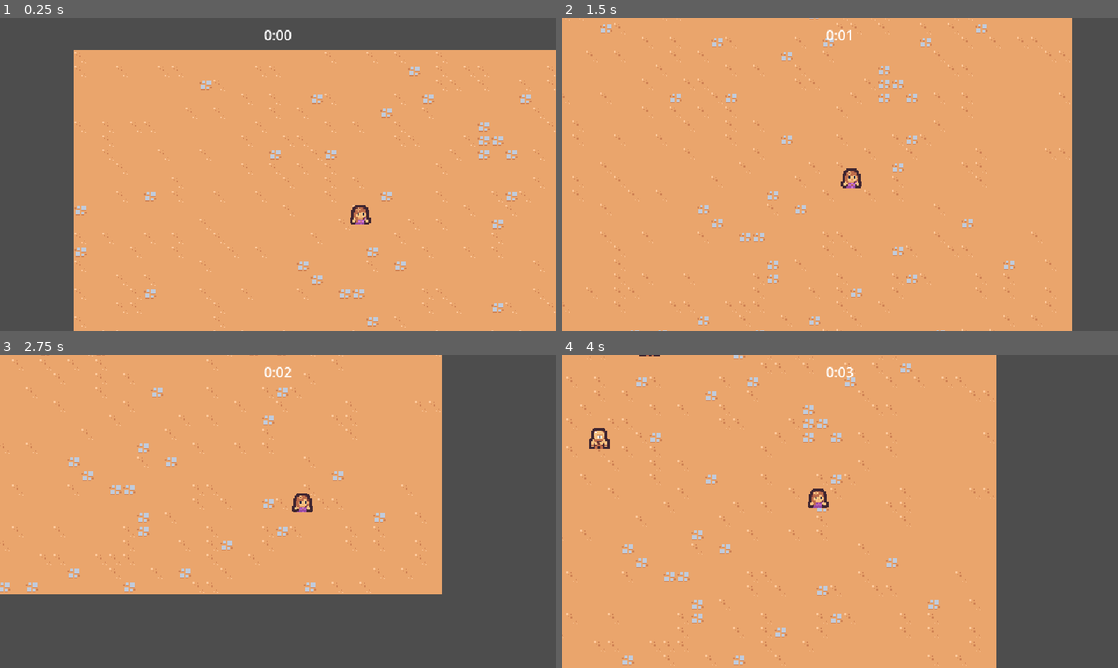
Above: before the commit, frames 1-4 (two rows, left to right).
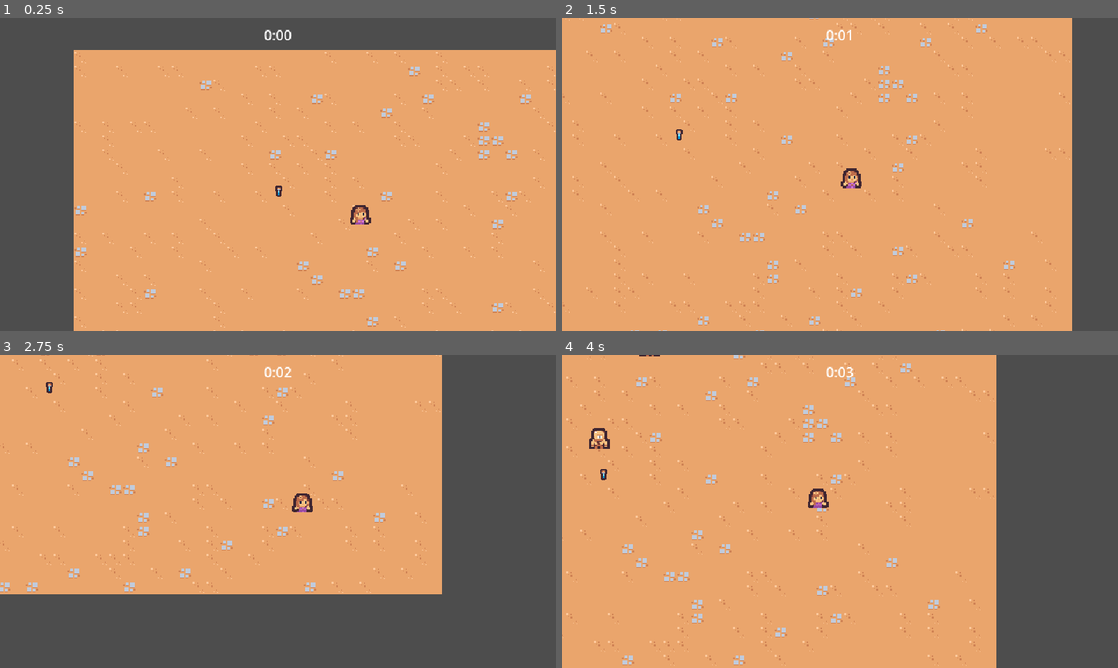
Above: after the commit, the same moments.

Repository: annehailer/cute-survivors
Game: Godot game, scene res://scenes/main/main.tscn
The game is run twice, just before and just after one commit, with the same random seed, the same clock (stepped at 60 frames per second) and the same inputs.
Inputs:
- Up to frame 1 (0.25 s): no input
- Up to frame 2 (1.5 s): hold Right (move_right) 0.53-1.28 s; hold Down (move_down) from 1.28 s (still down)
- Up to frame 3 (2.75 s): release Down (move_down) at 2.03 s; hold Right (move_right) from 2.03 s (still down)
- Up to frame 4 (4 s): release Right (move_right) at 2.78 s; hold Up (move_up) 2.78-3.53 s; hold Left (move_left) from 3.53 s (still down)

The runs differ from the first frame. In frame 1, less than 0.1% of the frame differs, in the area x 49-51%, y 53-58%; in frame 2, less than 0.1%; in frame 3, less than 0.1%; in frame 4, less than 0.1%.

Commit message:
feat: exp vile collectable

Diff:
--- a/project.godot
+++ b/project.godot
@@ -66,6 +66,7 @@
 2d_physics/layer_2="player"
 2d_physics/layer_3="enemy"
 2d_physics/layer_4="enemy collision"
+2d_physics/layer_5="collectables"
 
 [physics]
 
--- /dev/null
+++ b/scenes/game_obj/exp_vile/exp_vile.gd
@@ -0,0 +1,9 @@
+extends Node2D
+
+
+func _ready() -> void:
+	pass
+
+
+func _on_area_2d_area_entered(area: Area2D) -> void:
+	queue_free()
--- /dev/null
+++ b/scenes/game_obj/exp_vile/exp_vile.tscn
@@ -0,0 +1,23 @@
+[gd_scene format=3 uid="uid://bhr0pjq653704"]
+
+[ext_resource type="Texture2D" uid="uid://8d8f8rwfedbq" path="res://assets/sprites/exp_vile.png" id="1_50r45"]
+[ext_resource type="Script" uid="uid://dmknrkn3i2cuh" path="res://scenes/game_obj/exp_vile/exp_vile.gd" id="1_x8n8b"]
+
+[sub_resource type="CircleShape2D" id="CircleShape2D_3d6ni"]
+radius = 11.0
+
+[node name="ExpVile" type="Node2D" unique_id=1024233643]
+script = ExtResource("1_x8n8b")
+
+[node name="Area2D" type="Area2D" parent="." unique_id=2051548569]
+collision_layer = 0
+collision_mask = 16
+
+[node name="CollisionShape2D" type="CollisionShape2D" parent="Area2D" unique_id=383694974]
+shape = SubResource("CircleShape2D_3d6ni")
+debug_color = Color(3.1284987e-06, 0.62581, 0.51975256, 0.41960785)
+
+[node name="Sprite2D" type="Sprite2D" parent="." unique_id=1917972924]
+texture = ExtResource("1_50r45")
+
+[connection signal="area_entered" from="Area2D" to="." method="_on_area_2d_area_entered"]
--- a/scenes/main/main.tscn
+++ b/scenes/main/main.tscn
@@ -1,11 +1,12 @@
 [gd_scene format=4 uid="uid://ch8c3thuo2plp"]
 
 [ext_resource type="PackedScene" uid="uid://dkvuwwppfjguw" path="res://scenes/UI/arena_time_ui.tscn" id="1_6q06x"]
-[ext_resource type="PackedScene" uid="uid://c8bxcgsul73pg" path="res://assets/player/player.tscn" id="1_hyk8p"]
+[ext_resource type="PackedScene" uid="uid://c8bxcgsul73pg" path="res://scenes/player&enemies/player/player.tscn" id="1_hyk8p"]
 [ext_resource type="TileSet" uid="uid://bjpjvo58obrps" path="res://resources/tileset.tres" id="1_iuonh"]
 [ext_resource type="PackedScene" uid="uid://b0nyiy4t0trh1" path="res://scenes/managers/enemy_manager.tscn" id="1_l3cfh"]
 [ext_resource type="PackedScene" uid="uid://c1c2wd4se4vrg" path="res://scenes/managers/arena_time_manager.tscn" id="2_ow5a4"]
 [ext_resource type="PackedScene" uid="uid://6k3lnp08l0xa" path="res://scenes/game_camera/game_camera.tscn" id="3_k2fmo"]
+[ext_resource type="PackedScene" uid="uid://bhr0pjq653704" path="res://scenes/game_obj/exp_vile/exp_vile.tscn" id="7_hujxm"]
 
 [node name="Main" type="Node" unique_id=1064688048]
 
@@ -24,3 +25,6 @@
 
 [node name="Player" parent="." unique_id=1953585945 instance=ExtResource("1_hyk8p")]
 position = Vector2(330, 201)
+
+[node name="ExpVile" parent="." unique_id=1024233643 instance=ExtResource("7_hujxm")]
+position = Vector2(236, 162)
--- a/scenes/managers/enemy_manager.tscn
+++ b/scenes/managers/enemy_manager.tscn
@@ -1,7 +1,7 @@
 [gd_scene format=3 uid="uid://b0nyiy4t0trh1"]
 
 [ext_resource type="Script" uid="uid://d2uemrafu8ye1" path="res://scenes/managers/enemy_manager.gd" id="1_e74v5"]
-[ext_resource type="PackedScene" uid="uid://duw6d6777obyx" path="res://assets/enemies/basic_enemy.tscn" id="2_myqsb"]
+[ext_resource type="PackedScene" uid="uid://duw6d6777obyx" path="res://scenes/player&enemies/enemies/basic_enemy.tscn" id="2_myqsb"]
 
 [node name="EnemySpawnerManager" type="Node" unique_id=1241279670]
 script = ExtResource("1_e74v5")
--- a/assets/enemies/basic_enemy.tscn
+++ b/scenes/player&enemies/enemies/basic_enemy.tscn
@@ -1,7 +1,7 @@
 [gd_scene format=3 uid="uid://duw6d6777obyx"]
 
-[ext_resource type="Script" uid="uid://beu4whjv2aea8" path="res://assets/enemies/basic_enemy.gd" id="1_dwceu"]
-[ext_resource type="Texture2D" uid="uid://dudyq0nalu7hw" path="res://assets/enemies/cyclops.png" id="1_wa64b"]
+[ext_resource type="Script" uid="uid://beu4whjv2aea8" path="res://scenes/player&enemies/enemies/basic_enemy.gd" id="1_dwceu"]
+[ext_resource type="Texture2D" uid="uid://dudyq0nalu7hw" path="res://assets/sprites/cyclops.png" id="1_wa64b"]
 
 [sub_resource type="CircleShape2D" id="CircleShape2D_3d6ni"]
 radius = 15.0
--- a/assets/player/player.tscn
+++ b/scenes/player&enemies/player/player.tscn
@@ -1,8 +1,11 @@
 [gd_scene format=3 uid="uid://c8bxcgsul73pg"]
 
-[ext_resource type="Texture2D" uid="uid://dp77i584qgnly" path="res://assets/player/player.png" id="1_d6veg"]
-[ext_resource type="Script" uid="uid://bpr24sq028mpx" path="res://assets/player/player.gd" id="1_h6syq"]
+[ext_resource type="Texture2D" uid="uid://dp77i584qgnly" path="res://assets/sprites/player.png" id="1_d6veg"]
+[ext_resource type="Script" uid="uid://bpr24sq028mpx" path="res://scenes/player&enemies/player/player.gd" id="1_h6syq"]
 [ext_resource type="PackedScene" uid="uid://bvijfx4pxwsys" path="res://scenes/ability/sword_ability_controller/sword_ability_controller.tscn" id="2_v2miy"]
+
+[sub_resource type="CircleShape2D" id="CircleShape2D_3d6ni"]
+radius = 20.024984
 
 [sub_resource type="CircleShape2D" id="CircleShape2D_ucbw6"]
 
@@ -15,6 +18,15 @@
 
 [node name="SwordAbilityController" parent="AbilityManager" unique_id=788343777 instance=ExtResource("2_v2miy")]
 
+[node name="Area2D" type="Area2D" parent="." unique_id=495833925]
+collision_layer = 16
+collision_mask = 0
+
+[node name="CollisionShape2D" type="CollisionShape2D" parent="Area2D" unique_id=1202333553]
+position = Vector2(0, -10)
+shape = SubResource("CircleShape2D_3d6ni")
+debug_color = Color(0.90613884, 0.11362063, 0.96797615, 0.41960785)
+
 [node name="Sprite2D" type="Sprite2D" parent="." unique_id=163623588]
 position = Vector2(0, -12)
 scale = Vector2(1.5, 1.5)
Renamed: assets/enemies/cyclops.png -> assets/sprites/cyclops.png
Not shown, added: assets/sprites/cyclops.png.import
Binary file added: assets/sprites/exp_vile.png
Not shown, changed: assets/sprites/exp_vile.png.import
Renamed: assets/player/player.png -> assets/sprites/player.png
Not shown, changed: assets/sprites/player.png.import
Not shown, added: scenes/game_obj/exp_vile/exp_vile.gd.uid
Renamed: assets/enemies/basic_enemy.gd -> scenes/player&enemies/enemies/basic_enemy.gd
Renamed: assets/enemies/basic_enemy.gd.uid -> scenes/player&enemies/enemies/basic_enemy.gd.uid
Renamed: assets/player/player.gd -> scenes/player&enemies/player/player.gd
Renamed: assets/player/player.gd.uid -> scenes/player&enemies/player/player.gd.uid
